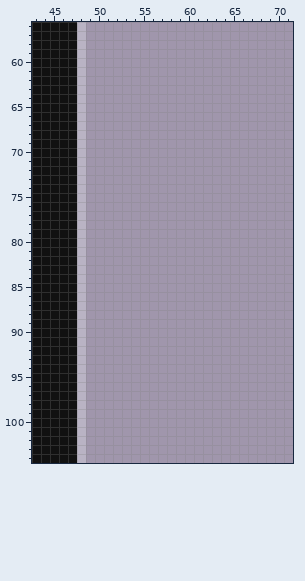
Pixel-art file -- games/Phaser-Snake-Game/public/assets/sprites/spaceBoyBase.aseprite. Above is the file before it was changed.
640x360 pixels, 1 frame. Colours within 5 levels of each other are drawn and written as one. Shown: x 43..71, y 56..104. The commit also changed other parts of the picture, which this record leaves out.
New version:
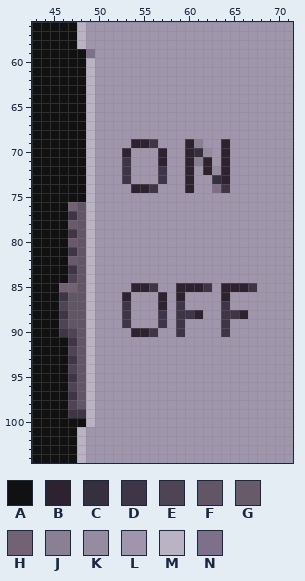
Palette (. is transparent): A #111111  B #2e222f  C #362f3d  D #3e3546  E #4e4454  F #625565  G #695a6a  H #736273  J #8a8093  K #968ca0  L #a096ac  M #b9b3c4  N #7f708a
The edit:
layer "bg" now hidden
Layer "Bezel":
y 59: x 48..49 ML -> AN
y 60..68: x 48..49 ML -> AM
y 69: x 48..49 ML -> AM; x 54..56 LLL -> BBD; x 60..61 LL -> BJ; x 64 L -> B
y 70: x 48..49 ML -> AM; x 53 L -> B; x 57 L -> B; x 60..62 LLL -> BCK; x 64 L -> B
y 71: x 48..49 ML -> AM; x 53 L -> D; x 57 L -> B; x 60..62 LLL -> BJB; x 64 L -> B
y 72: x 48..49 ML -> AM; x 53 L -> D; x 57 L -> D; x 60 L -> B; x 62..64 LLL -> BKB
y 73: x 48..49 ML -> AM; x 53 L -> D; x 57 L -> D; x 60 L -> B; x 63..64 LL -> CB
y 74: x 48..49 ML -> AM; x 54..56 LLL -> BBD; x 60 L -> B; x 63..64 LL -> ND
y 75: x 48..49 ML -> AM
y 76: x 47..49 AML -> HFM
y 77: x 47..49 AML -> DFM
y 78: x 47..49 AML -> GFM
y 79: x 47..49 AML -> DFM
y 80: x 47..49 AML -> GFM
y 81: x 47..49 AML -> DFM
y 82: x 47..49 AML -> GFM
y 83: x 47..49 AML -> DFM
y 84: x 47..49 AML -> EFM
y 85: x 46..49 AAML -> HHFM; x 54..56 LLL -> BBD; x 59..62 LLLL -> BBBD; x 64..67 LLLL -> BBBD
y 86: x 46..49 AAML -> DFFM; x 53 L -> B; x 57 L -> B; x 59 L -> B; x 64 L -> B
y 87: x 46..49 AAML -> EFFM; x 53 L -> D; x 57 L -> B; x 59 L -> D; x 64 L -> D
y 88: x 46..49 AAML -> DFFM; x 53 L -> D; x 57 L -> D; x 59..61 LLL -> DDB; x 64..66 LLL -> DDB
y 89: x 46..49 AAML -> EFFM; x 53 L -> D; x 57 L -> D; x 59 L -> D; x 64 L -> D
y 90: x 46..49 AAML -> DEFM; x 54..56 LLL -> BBD; x 59 L -> D; x 64 L -> D
y 91: x 47..49 AML -> DFM
y 92: x 47..49 AML -> EFM
y 93: x 47..49 AML -> DFM
y 94: x 47..49 AML -> EFM
y 95: x 47..49 AML -> DFM
y 96: x 47..49 AML -> EFM
y 97: x 47..49 AML -> DFM
y 98: x 47..49 AML -> EFM
y 99: x 47..49 AML -> DDM
y 100: x 48..49 ML -> AM
Where, in picture pixels (left, top, right, bottom), the same in both pictures:
changed: (59, 49, 257, 427)
